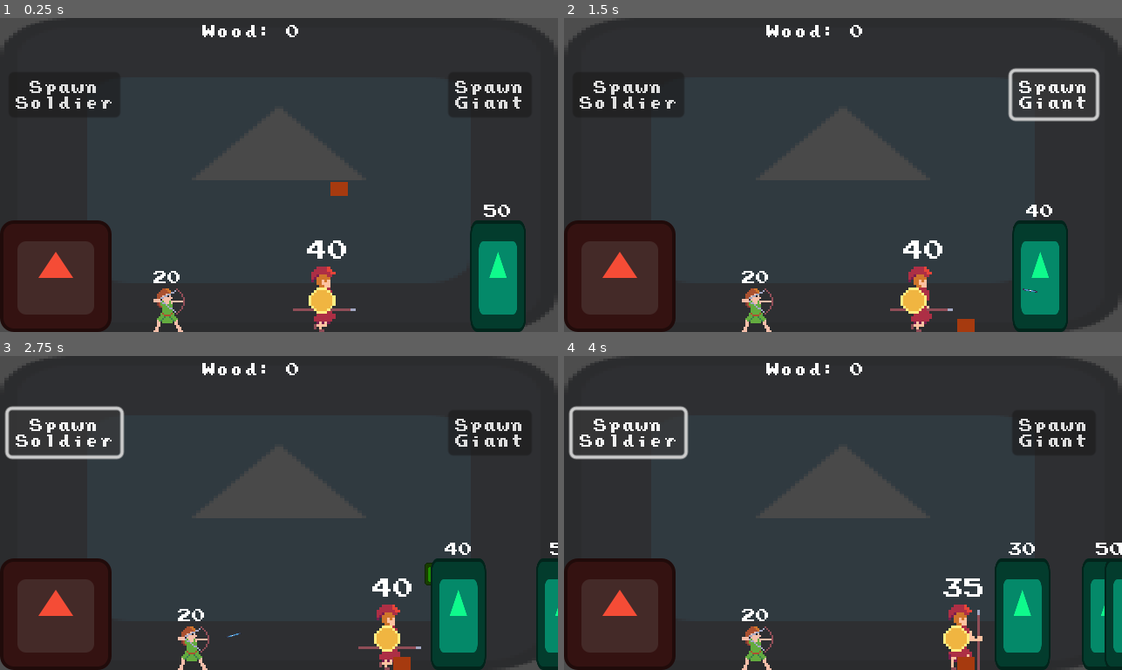
Above: before the commit, frames 1-4 (two rows, left to right).
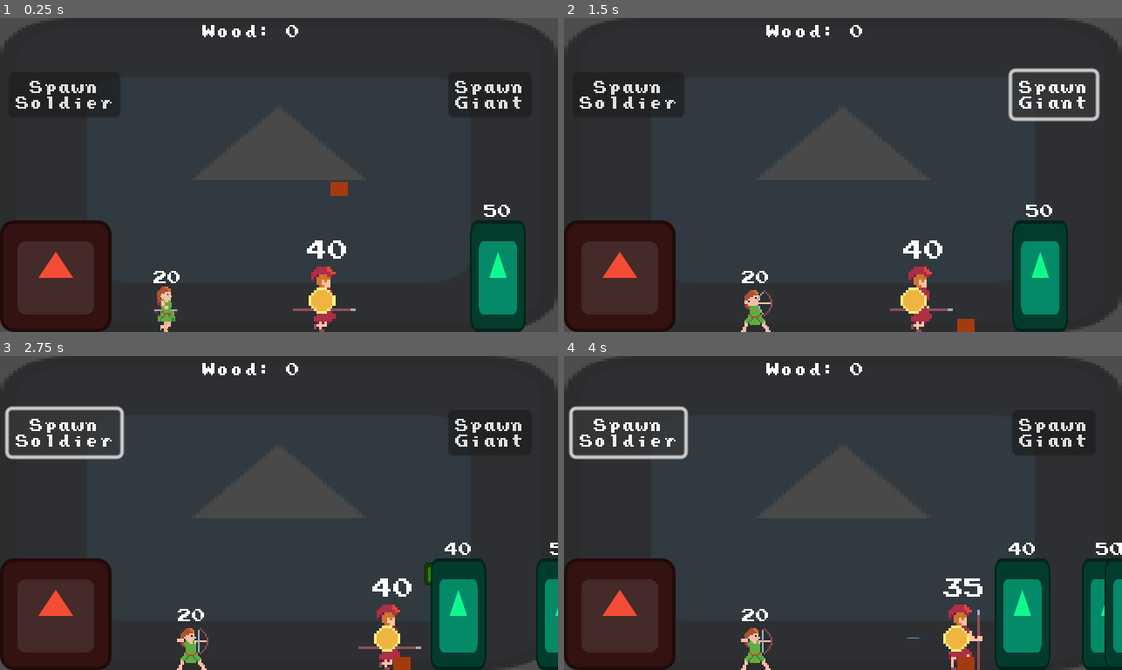
Above: after the commit, the same moments.

Repository: pjz987/Hephaestus
Game: Godot game, scene res://battle.tscn
Same seed, same stepped clock (60 frames per second), same inputs: the game is played once before the commit and once after it. The engine's default icon, where the game draws it, is replaced by a stand-in: a white triangle on a blue panel in a dark square.
Inputs:
- Up to frame 1 (0.25 s): no input
- Up to frame 2 (1.5 s): click "Spawn Soldier" at 0.5 s; click "Spawn Giant" at 1.25 s
- Up to frame 3 (2.75 s): click "Spawn Soldier" at 2 s
- Up to frame 4 (4 s): click "Spawn Giant" at 2.75 s; click "Spawn Soldier" at 3.5 s

The runs differ from the first frame. In frame 1, 0.3% of the frame differs, in the area x 27-34%, y 85-100%; in frame 2, 0.3%, in the area x 31-85%, y 59-100%; in frame 3, 0.3%; in frame 4, 0.3%.

Commit message:
gonna grab arrow image form main, return to implement animation better

Diff:
--- a/archer.gd
+++ b/archer.gd
@@ -51,14 +51,18 @@
 		STATE.MOVE:
 			#print("moving")
 			velocity.x = movement_speed
-			#animation_player.play('RESET')
+			animation_player.play('walk')
 		STATE.REST:
 			#print("resting")
+			animation_player.play('idle')
 			velocity.x = 0.0
 			#animation_player.play('RESET')
 		STATE.ATTACK:
 			#print("attacking")
+			#await get_tree().create_timer(.3).timeout
 			shoot()
+			#await get_tree().create_timer(1).timeout
+			#animation_player.play('RESET')
 			#await get_tree().create_timer(3).timeout
 			#animation_player.play('attack')
 			velocity.x = 0.0 # will this be redundant? and should is go before shoot?
@@ -105,13 +109,20 @@
 	#state = STATE.RELOAD
 	state = STATE.REST
 	if reload_timer.time_left == 0:
+		animation_player.play('attack')
 		reload_timer.start()
+		await get_tree().create_timer(.6).timeout
+		#if animation_player.current_animation_position == .6:
 		var instance = projectile.instantiate()
 
 		instance.dir = rotation
 		instance.spawnPos = arrow_spawn_point.global_position
 		instance.spawnRot = rotation
 		main.add_child.call_deferred(instance)
+	else:
+		if not animation_player.is_playing():
+			animation_player.play('idle2')
+			print("idling")
 		#var arrow = main.add_child.call_deferred(instance)
 		#arrow.damage = arrow_damage
 	#await get_tree().create_timer(reload_period_base).timeout
--- a/archer.tscn
+++ b/archer.tscn
@@ -1,7 +1,6 @@
 [gd_scene load_steps=12 format=3 uid="uid://cpp3apj2i7jp7"]
 
 [ext_resource type="Script" path="res://archer.gd" id="1_w1eyd"]
-[ext_resource type="Texture2D" uid="uid://jejcgnuvw6d4" path="res://icon.svg" id="2_cfws5"]
 [ext_resource type="Theme" uid="uid://cjf071kagw7u2" path="res://theme.tres" id="3_knuly"]
 [ext_resource type="Texture2D" uid="uid://b8hltjbbi3lwi" path="res://artemis.png" id="4_6mklv"]
 
@@ -10,6 +9,37 @@
 
 [sub_resource type="RectangleShape2D" id="RectangleShape2D_t0s6b"]
 size = Vector2(10, 24)
+
+[sub_resource type="Animation" id="Animation_hg1xj"]
+length = 0.001
+tracks/0/type = "value"
+tracks/0/imported = false
+tracks/0/enabled = true
+tracks/0/path = NodePath("ArcherSprite:frame")
+tracks/0/interp = 1
+tracks/0/loop_wrap = true
+tracks/0/keys = {
+"times": PackedFloat32Array(0),
+"transitions": PackedFloat32Array(1),
+"update": 1,
+"values": [0]
+}
+
+[sub_resource type="Animation" id="Animation_87vm1"]
+resource_name = "attack"
+step = 0.2
+tracks/0/type = "value"
+tracks/0/imported = false
+tracks/0/enabled = true
+tracks/0/path = NodePath("ArcherSprite:frame")
+tracks/0/interp = 1
+tracks/0/loop_wrap = true
+tracks/0/keys = {
+"times": PackedFloat32Array(0, 0.2, 0.4, 0.6, 0.8),
+"transitions": PackedFloat32Array(1, 1, 1, 1, 1),
+"update": 1,
+"values": [9, 10, 11, 12, 12]
+}
 
 [sub_resource type="Animation" id="Animation_viv1l"]
 resource_name = "idle"
@@ -27,19 +57,19 @@
 "values": [0]
 }
 
-[sub_resource type="Animation" id="Animation_hg1xj"]
-length = 0.001
+[sub_resource type="Animation" id="Animation_x6r2y"]
+resource_name = "idle2"
 tracks/0/type = "value"
 tracks/0/imported = false
 tracks/0/enabled = true
-tracks/0/path = NodePath("ArcherSprite:frame")
+tracks/0/path = NodePath("ArcherSprite:frame_coords")
 tracks/0/interp = 1
 tracks/0/loop_wrap = true
 tracks/0/keys = {
 "times": PackedFloat32Array(0),
 "transitions": PackedFloat32Array(1),
 "update": 1,
-"values": [0]
+"values": [Vector2i(12, 0)]
 }
 
 [sub_resource type="Animation" id="Animation_5sjil"]
@@ -59,45 +89,22 @@
 "values": [1, 2, 3, 4, 5, 6, 7, 8]
 }
 
-[sub_resource type="Animation" id="Animation_87vm1"]
-resource_name = "attack"
-loop_mode = 2
-step = 0.2
-tracks/0/type = "value"
-tracks/0/imported = false
-tracks/0/enabled = true
-tracks/0/path = NodePath("ArcherSprite:frame")
-tracks/0/interp = 1
-tracks/0/loop_wrap = true
-tracks/0/keys = {
-"times": PackedFloat32Array(0, 0.2, 0.4, 0.6, 0.8),
-"transitions": PackedFloat32Array(1, 1, 1, 1, 1),
-"update": 1,
-"values": [9, 10, 11, 12, 12]
-}
-
 [sub_resource type="AnimationLibrary" id="AnimationLibrary_rp0cc"]
 _data = {
 "RESET": SubResource("Animation_hg1xj"),
 "attack": SubResource("Animation_87vm1"),
 "idle": SubResource("Animation_viv1l"),
+"idle2": SubResource("Animation_x6r2y"),
 "walk": SubResource("Animation_5sjil")
 }
 
-[node name="differentsoldier" type="CharacterBody2D"]
+[node name="Archer" type="CharacterBody2D"]
 collision_mask = 2
 script = ExtResource("1_w1eyd")
 
 [node name="CollisionShape2D" type="CollisionShape2D" parent="."]
 position = Vector2(0, -12.5)
 shape = SubResource("RectangleShape2D_fc6hm")
-
-[node name="Sprite2D" type="Sprite2D" parent="."]
-visible = false
-modulate = Color(0.635294, 0.670588, 0.168627, 1)
-position = Vector2(-4.76837e-07, -13)
-scale = Vector2(0.1, 0.2)
-texture = ExtResource("2_cfws5")
 
 [node name="Hurtbox" type="Area2D" parent="."]
 collision_mask = 2
@@ -126,11 +133,8 @@
 "": SubResource("AnimationLibrary_rp0cc")
 }
 
-[node name="ArrowSpawnPointOld" type="Sprite2D" parent="."]
-position = Vector2(3, -17)
-
 [node name="ReloadTimer" type="Timer" parent="."]
-wait_time = 1.5
+wait_time = 2.0
 one_shot = true
 
 [node name="ArrowSpawnPoint" type="Area2D" parent="."]
--- a/arrow.gd
+++ b/arrow.gd
@@ -1,8 +1,9 @@
 extends CharacterBody2D
 
 
-@export var SPEED = 500
-@export var ARC = -100
+#@export var SPEED = 500
+@export var SPEED = 415
+@export var ARC = -20
 
 var attack = 10
 var dir : float
@@ -15,7 +16,9 @@
 #@export var arc_force = -700
 
 
-var gravity = ProjectSettings.get_setting("physics/2d/default_gravity")/2
+#var gravity = ProjectSettings.get_setting("physics/2d/default_gravity")/2
+#var gravity = ProjectSettings.get_setting("physics/2d/default_gravity")/8
+var gravity = ProjectSettings.get_setting("physics/2d/default_gravity")/8
 
 # Called when the node enters the scene tree for the first time.
 func _ready():
--- a/soldier.gd
+++ b/soldier.gd
@@ -52,7 +52,7 @@
 			animation_player.play('attack')
 			velocity.x = 0.0
 			#hitsound.play() # think about hitsound workaround
-			print("melee hit!")
+			#print("melee hit!")
 	move_and_slide()
 
 
